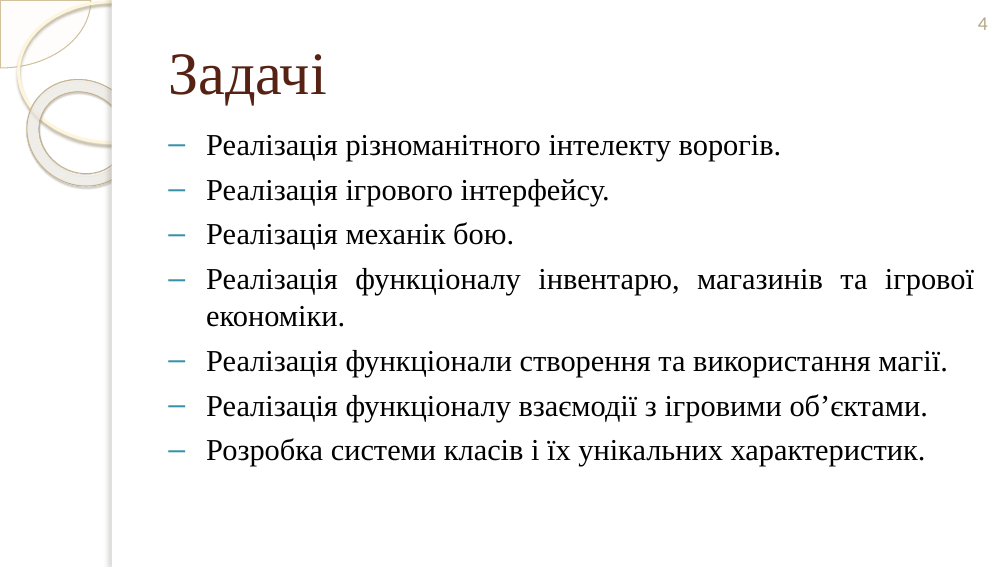
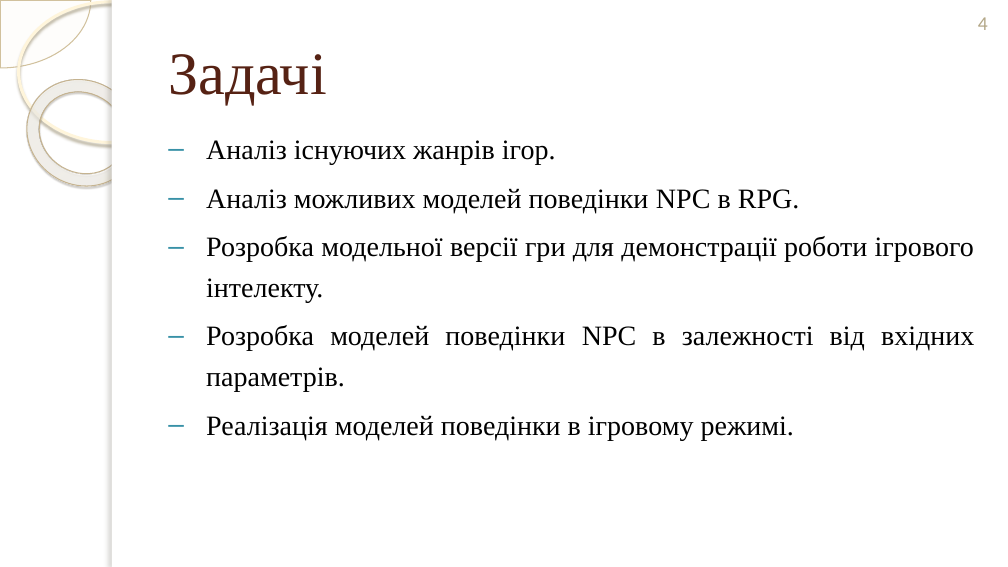
Before and after one commit to mcmcmax437/3D-RPG-Diploma-Thesis, a slide deck: slide 4 of Documents/Презентація/Презентація_Терешкович_ІТ-02_Захист.pptx. Drawn at 1008x567 pixels with LibreOffice and Linux fonts; fonts in the diff are those of the drawing; background and template pictures are left out. Boxes give left, top, right and bottom in pixels: in the first picture for what was removed or moved away, otherwise in the second. Text is boxed around its words. In the diff, an @@ line names an element or a change of style, - is before the commit and + after.

```diff
--- a/Documents/Презентація/Презентація_Терешкович_ІТ-02_Захист.pptx
+++ b/Documents/Презентація/Презентація_Терешкович_ІТ-02_Захист.pptx
@@ text at (206, 140, 974, 440): text changed; size 21.7 to 20 pt @@
-– Реалізація різноманітного інтелекту ворогів.
-– Реалізація ігрового інтерфейсу.
-– Реалізація механік бою.
-– Реалізація функціоналу інвентарю, магазинів та ігрової економіки.
-– Реалізація функціонали створення та використання магії.
-– Реалізація функціоналу взаємодії з ігровими об’єктами.
-– Розробка системи класів і їх унікальних характеристик.
+– Аналіз існуючих жанрів ігор.
+– Аналіз можливих моделей поведінки NPC в RPG.
+– Розробка модельної версії гри для демонстрації роботи ігрового інтелекту.
+– Розробка моделей поведінки NPC в залежності від вхідних параметрів.
+– Реалізація моделей поведінки в ігровому режимі.
```
Also in this commit, not shown: 6 other slides changed, 1 slide added, 5 slides removed, 22 other files.
